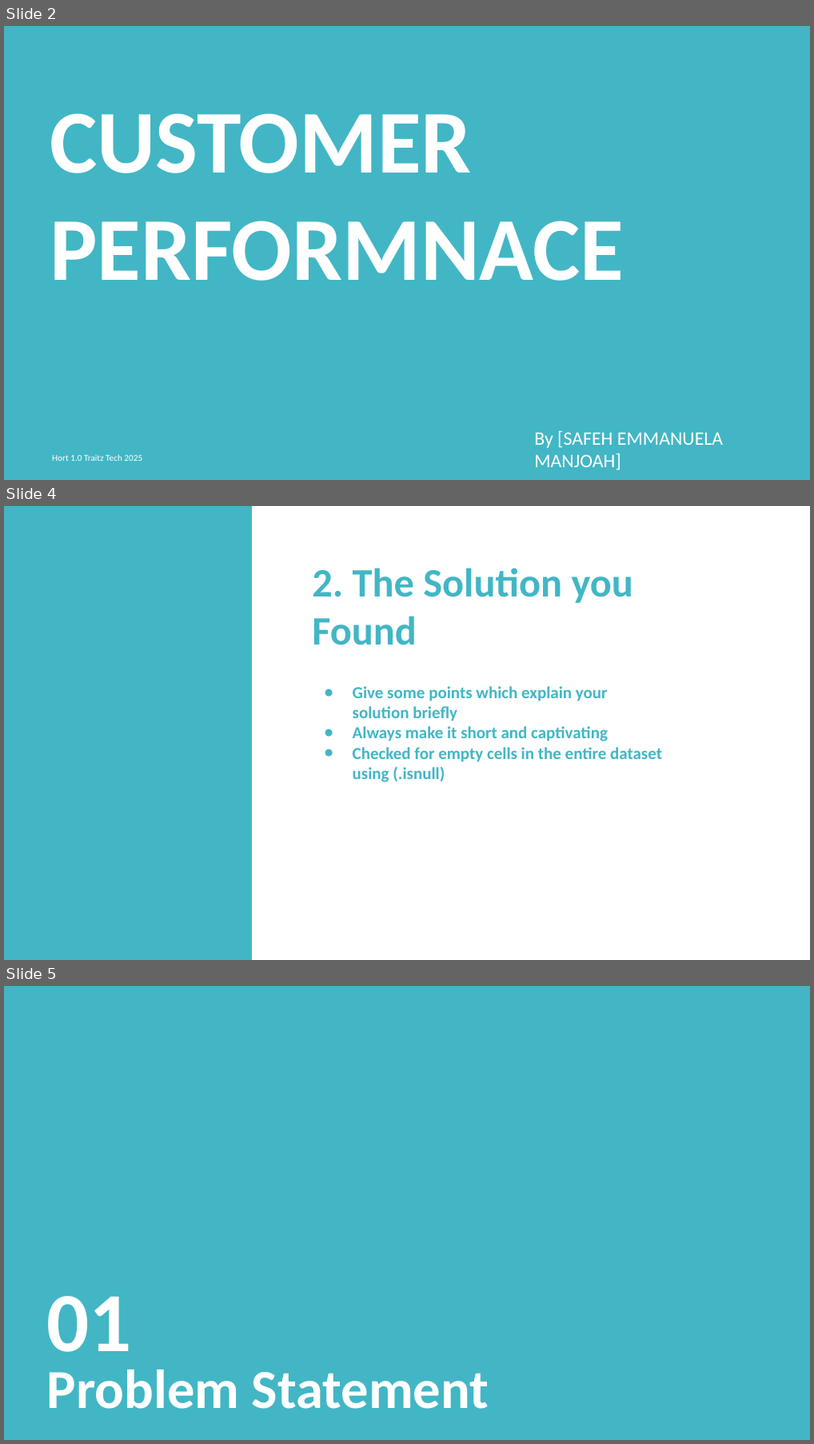
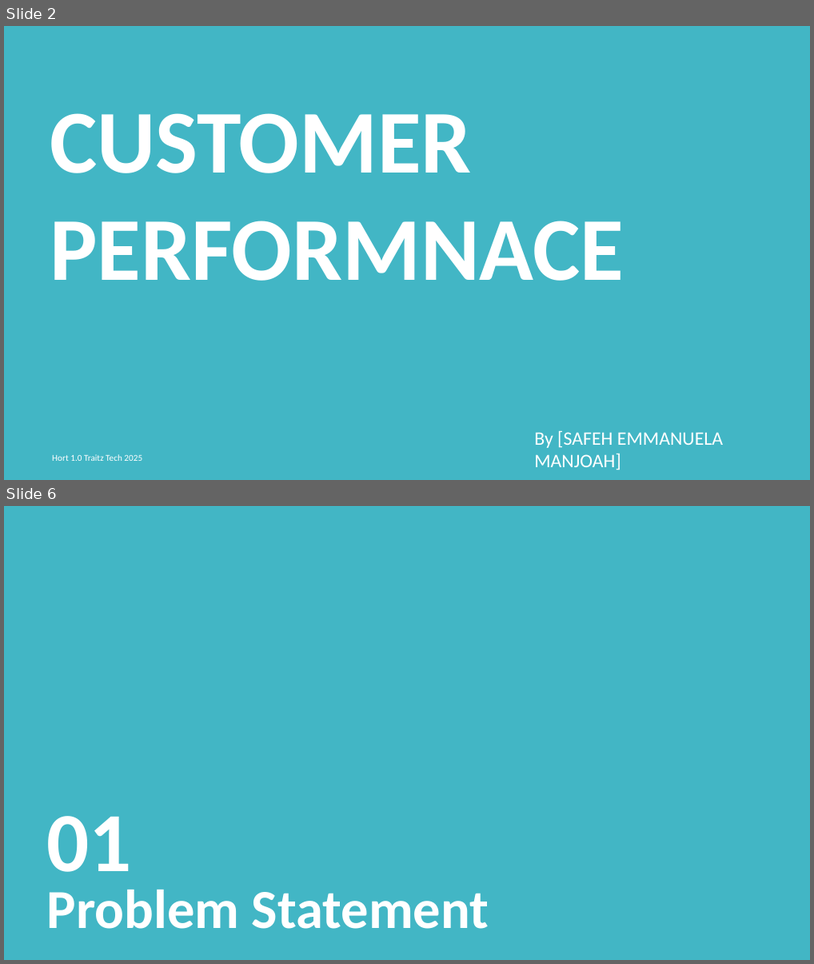
Before and after one commit to SafehEmmanuela/Final-Project, a slide deck: Traitz Tech Internship Project Presentation Template[1].pptx. Shown one above the other, each under a label of ours: slides 2, 4 and 5 before the commit, slides 2 and 6 after it; the slides between them are not shown. The pictures are 814x1444 and 814x964 pixels, drawn with LibreOffice and Linux fonts; fonts in the diff are those of the drawing. Boxes give left, top, right and bottom in pixels: in the first picture for what was removed or moved away, otherwise in the second. Text is boxed around its words. In the diff, an @@ line names an element or a change of style, - is before the commit and + after.

```diff
--- a/Traitz Tech Internship Project Presentation Template[1].pptx
+++ b/Traitz Tech Internship Project Presentation Template[1].pptx
@@ slide 4 removed at (x1=4, y1=506, x2=810, y2=960), background #FFFFFF @@
@@ rectangle removed at (x1=4, y1=506, x2=252, y2=959) @@
@@ text removed at (x1=312, y1=568, x2=634, y2=645) @@
-2. The Solution you
-Found
@@ text removed at (x1=353, y1=686, x2=662, y2=782) @@
-● Give some points which explain your
-  solution briefly
-● Always make it short and captivating
-● Checked for empty cells in the entire dataset using (.isnull)
@@ what was slide 5 is now slide 6 @@
```
Also in this commit, not shown: 3 slides added, 1 other slide removed, 1 other file.
